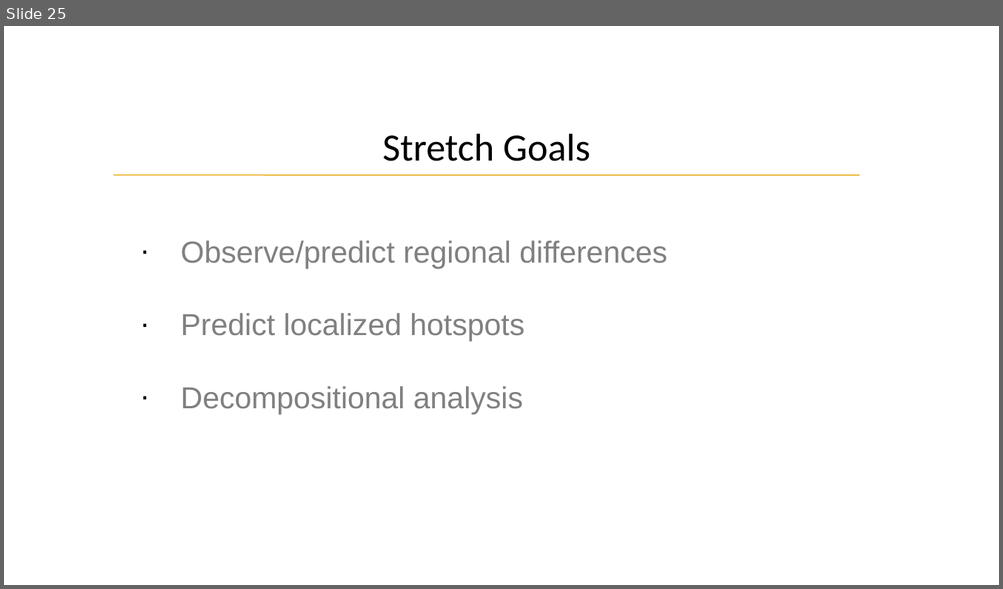
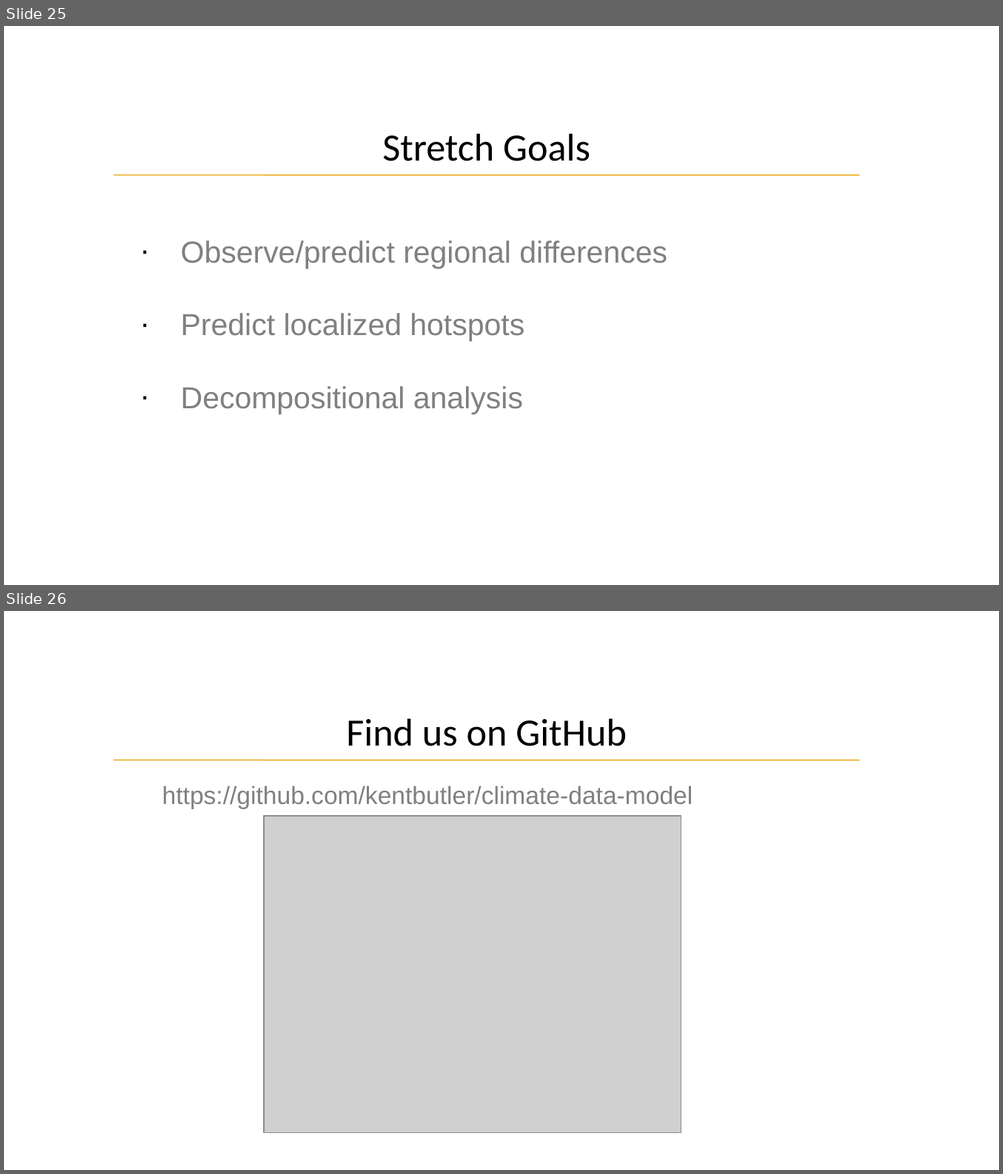
Before and after one commit to kentbutler/climate-data-model, a slide deck: docs/Data606_TeamH_Butler_Patel_ClimatePolicyEffects_Intro.pptx. Shown one above the other, each under a label of ours: slide 25 before the commit, slides 25 and 26 after it. The pictures are 1003x589 and 1003x1174 pixels, drawn with LibreOffice and Linux fonts; fonts in the diff are those of the drawing; grey boxes stand for pictures; background and template pictures are left out. Boxes give left, top, right and bottom in pixels: in the first picture for what was removed or moved away, otherwise in the second. Text is boxed around its words. In the diff, an @@ line names an element or a change of style, - is before the commit and + after.

Commit message:
Add github ref to slides

```diff
--- a/docs/Data606_TeamH_Butler_Patel_ClimatePolicyEffects_Intro.pptx
+++ b/docs/Data606_TeamH_Butler_Patel_ClimatePolicyEffects_Intro.pptx
@@ slide 26 added at (x1=4, y1=611, x2=999, y2=1170), background #FFFFFF @@
@@ text added at (x1=346, y1=718, x2=626, y2=746), 28 pt, text #000000 @@
+Find us on GitHub
@@ freeform shape added at (x1=114, y1=760, x2=859, y2=760), outline #E8A202 0.75 pt @@
@@ text added at (x1=162, y1=786, x2=693, y2=809), 18 pt, text #808080 @@
+https://github.com/kentbutler/climate-data-model
@@ picture added at (x1=264, y1=816, x2=680, y2=1133) @@
```
